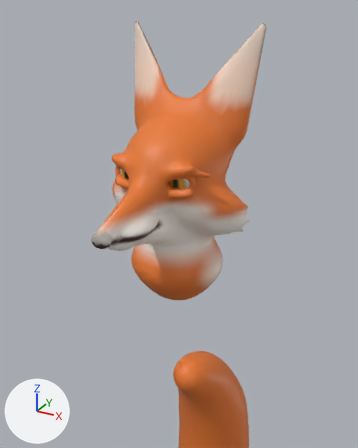
Two versions of the glTF model public/humans/animals/male_fox.glb, one commit apart.
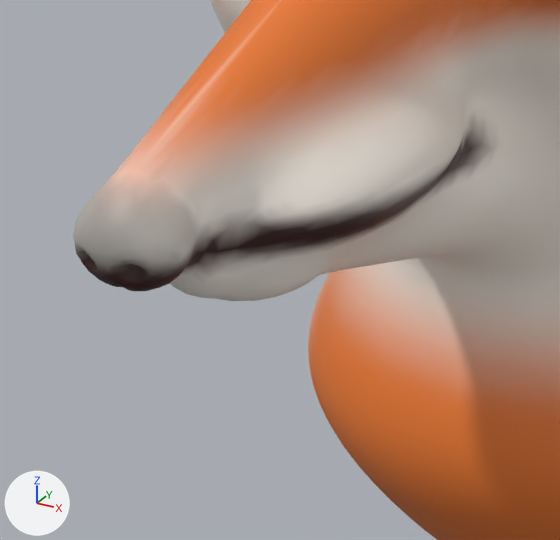
Each version is shown from a camera (50 mm lens) standing at (0.429, -0.836, 1.955) and looking at (0.079, -0.199, 1.637), then close up on the part from 22% to 49% of the width and 44% to 65% of the height. Every picture has the same lights, and +X, +Y and +Z are marked at lower left. The older version's two pictures come first. Vertices at exactly the same position are counted once.

Script lines for the objects in view, before the commit:
```python
me_animalhead = bpy.data.meshes.new('AnimalHead')
me_animalhead.from_pydata(...)  # 15850 vertices, 31636 faces; spans x -0.138..0.138, y -0.312..0.029, z 1.406..1.93
me_animalhead.materials.append(mat_defaultmaterial_002)
ob_animalhead = bpy.data.objects.new('AnimalHead', me_animalhead)
ob_animalhead.location = (0.0, 0.0, 0.0)
```
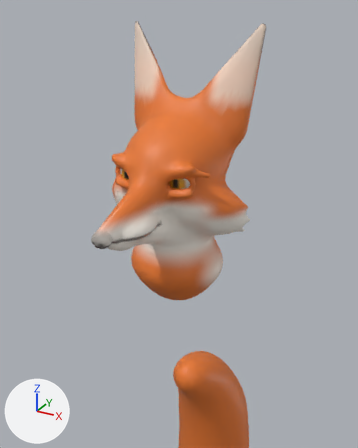
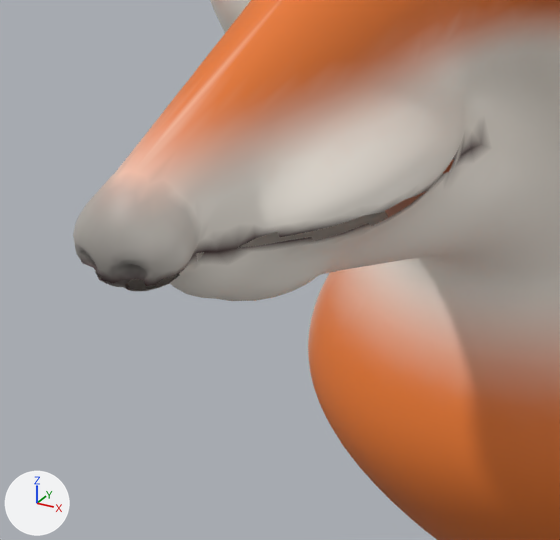
Pixel boxes [x1, y1, x2, y2] of what changed, in the close-ups (560 x 540 px):
part 1 of me_animalhead, cut back (mostly hidden)
    before: [83, 160, 454, 290]
part 2 of me_animalhead, recoloured (lighter)
    both: [75, 113, 498, 291]

Diff of the bpy script that builds the scene:
```diff
--- a/public/humans/animals/male_fox.glb.py
+++ b/public/humans/animals/male_fox.glb.py
@@ me_animalhead @@
 # used by ob_animalhead; location = (0.0, 0.0, 0.0)
-me_animalhead.from_pydata(...)  # 15850 vertices, 31636 faces; spans x -0.138..0.138, y -0.312..0.029, z 1.406..1.93
+me_animalhead.from_pydata(...)  # 15673 vertices, 31114 faces; spans x -0.138..0.138, y -0.312..0.029, z 1.406..1.93
+# me_animalhead part 1
+# 177 vertices are removed from x -0.031..0.036, y -0.309..-0.19, z 1.615..1.625
+# 538 faces are deleted
+# 2 vertices move within x -0.002..0.002, y -0.26, z 1.622
+# 16 new faces join them
+# me_animalhead part 2: 923 kept faces spanning x -0.038..0.038, y -0.312..-0.154, z 1.603..1.637 get new vertex colours
 me_animalhead.materials.append(mat_defaultmaterial_002)
```
